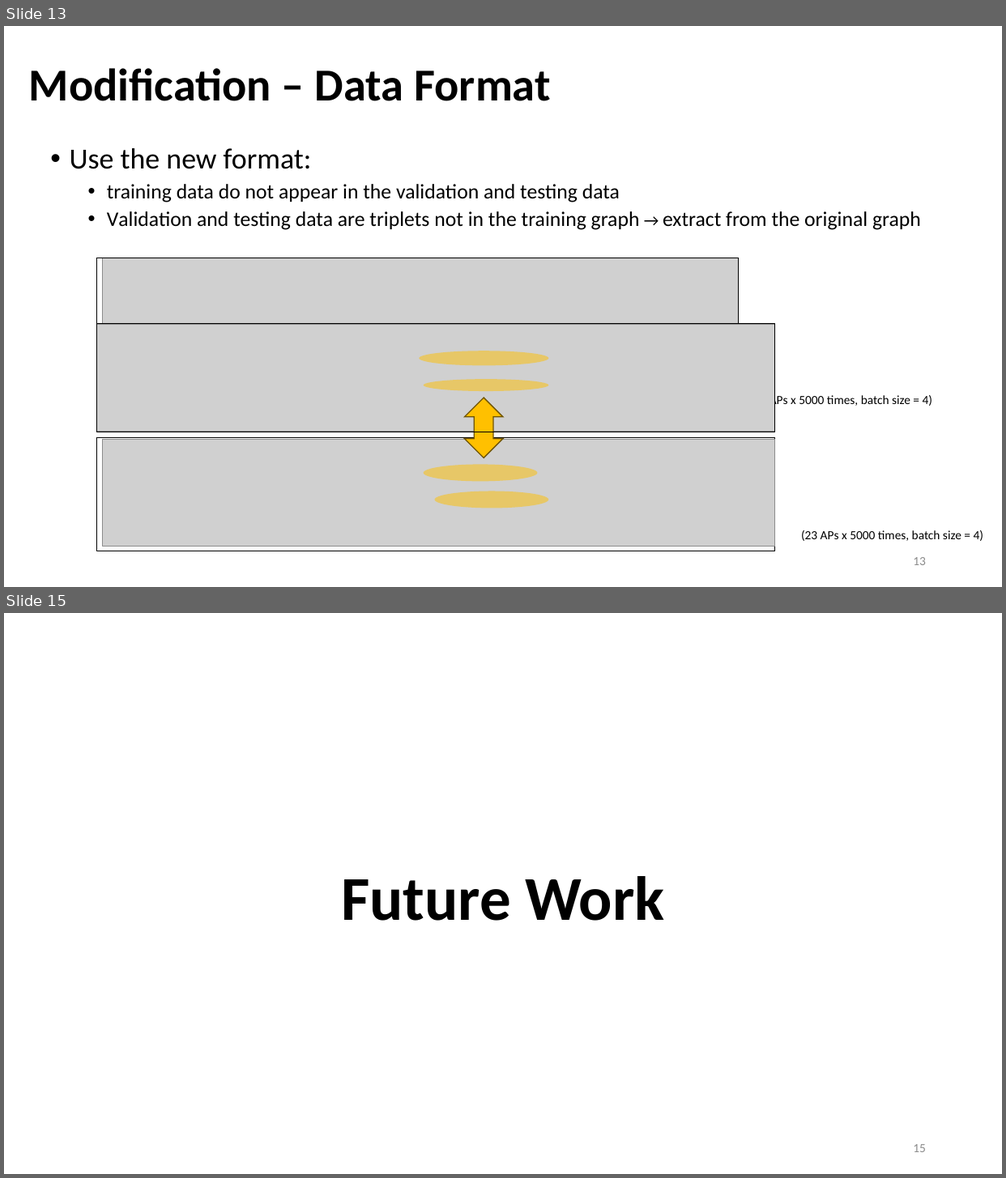
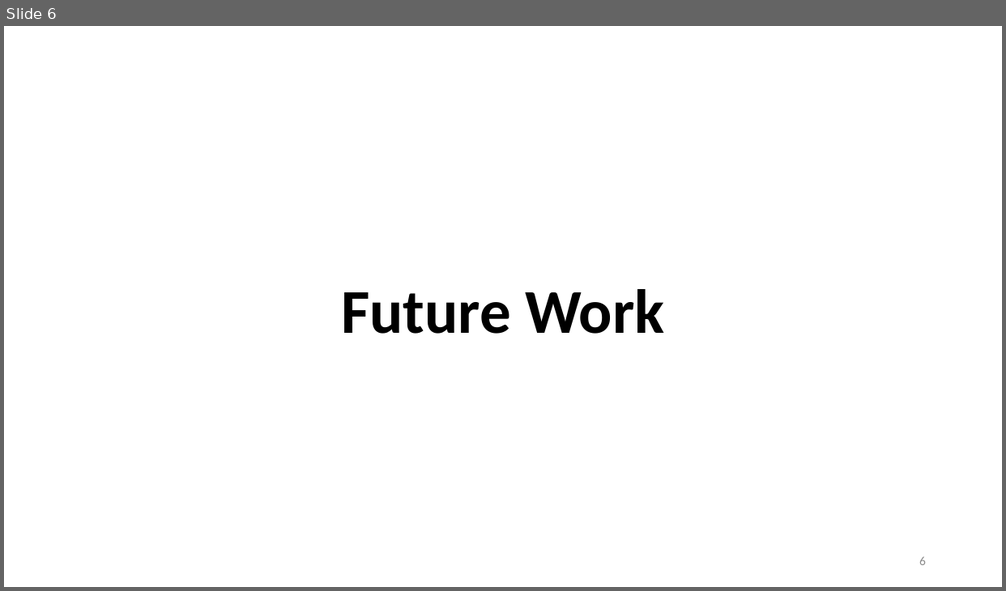
Before and after one commit to Bai1026/Intern-IIS, a slide deck: Meeting/Presentation_0823.pptx. Shown one above the other, each under a label of ours: slides 13 and 15 before the commit, slide 6 after it; the slides between them are not shown. The pictures are 1006x1178 and 1006x591 pixels, drawn with LibreOffice and Linux fonts; fonts in the diff are those of the drawing; grey boxes stand for pictures. Boxes give left, top, right and bottom in pixels: in the first picture for what was removed or moved away, otherwise in the second. Text is boxed around its words. In the diff, an @@ line names an element or a change of style, - is before the commit and + after.

```diff
--- a/Meeting/Presentation_0823.pptx
+++ b/Meeting/Presentation_0823.pptx
@@ slide 13 removed at box(4, 26, 1002, 587), background #FFFFFF @@
@@ title removed at box(29, 68, 550, 101) @@
-Modification – Data Format
@@ text removed at box(70, 148, 921, 230) @@
-• Use the new format:
-  • training data do not appear in the validation and testing data
-  • Validation and testing data are triplets not in the training graph → extract from the original graph
@@ rectangle removed at box(97, 258, 739, 409) @@
@@ picture removed at box(102, 258, 739, 409) @@
@@ picture removed at box(97, 325, 775, 433) @@
@@ rectangle removed at box(97, 324, 775, 433) @@
@@ ellipse removed at box(419, 351, 548, 366) @@
@@ ellipse removed at box(424, 379, 548, 391) @@
@@ up down arrow removed at box(464, 398, 503, 458) @@
@@ text removed at box(769, 393, 932, 408) @@
-(23 APs x 5000 times, batch size = 4)
@@ rectangle removed at box(97, 437, 775, 552) @@
@@ picture removed at box(102, 440, 775, 546) @@
@@ ellipse removed at box(424, 465, 537, 482) @@
@@ ellipse removed at box(434, 492, 548, 509) @@
@@ text removed at box(801, 531, 983, 541) @@
-(23 APs x 5000 times, batch size = 4)
@@ page number removed at box(913, 557, 926, 565) @@
-13
@@ what was slide 15 is now slide 6 @@
@@ page number at box(919, 557, 926, 565): text changed @@
-15
+6
```
Also in this commit, not shown: 3 slides changed, 1 slide added, 9 other slides removed, 2 other files.
